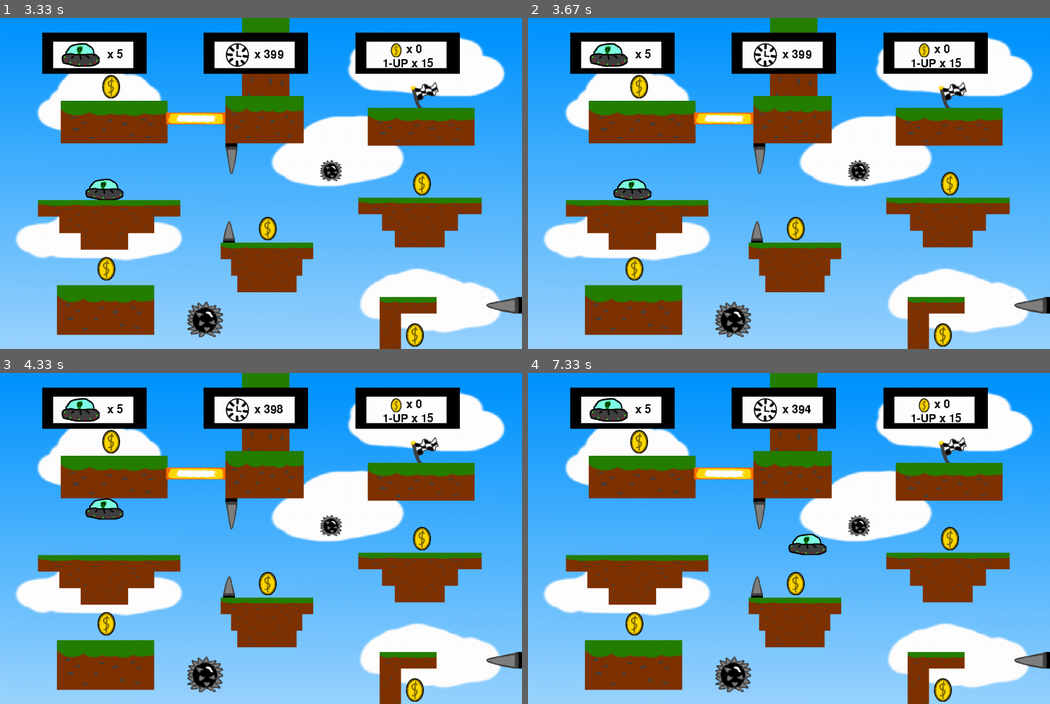
Above: before the commit, frames 1-4 (two rows, left to right).
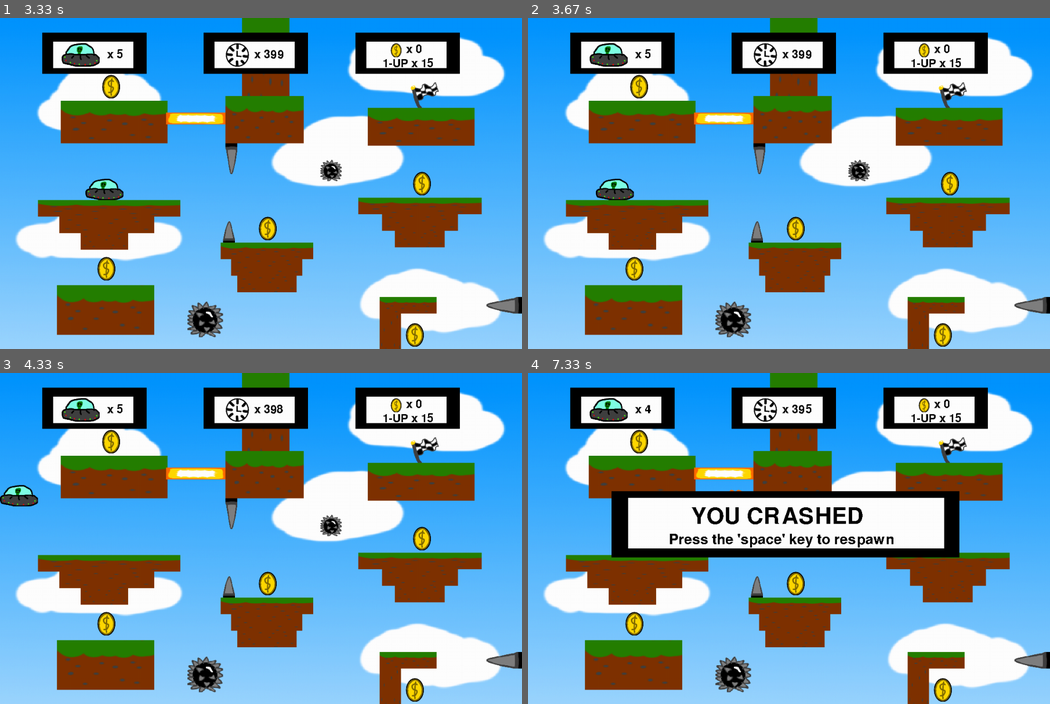
Above: after the commit, the same moments.

Repository: md37971/alienDelivery
Game: pygame game, started from mainPygame.py
Same seed, same stepped clock (60 frames per second), same inputs: the game is played once before the commit and once after it.
Inputs:
- Up to frame 1 (3.33 s): click "Play" at 0.38 s; tap S at 3.23 s
- Up to frame 2 (3.67 s): hold Left from 3.57 s (still down)
- Up to frame 3 (4.33 s): release Left at 4.03 s; hold W from 4.07 s (still down)
- Up to frame 4 (7.33 s): release W at 4.43 s; hold Right 4.47-5.1 s; hold S 5.13-5.5 s; hold Left 5.53-6 s; hold D 6.03-6.5 s; hold Up 6.53-6.83 s; hold D from 6.87 s (still down)

Frame 1 is identical in both runs. In frame 2, 0.5% of the frame differs, in the area x 13-24%, y 48-56%; in frame 3, 0.8%; in frame 4, 11%, in the area x 16-83%, y 9-56%.

Commit message:
Update mainPygame.py

Diff:
--- a/mainPygame.py
+++ b/mainPygame.py
@@ -683,14 +683,14 @@
     if level > 0:
         key = pygame.key.get_pressed()
         if transitiondelay >= 50:
-            if key[pygame.K_w] and key[pygame.K_d]: player.move_ip(speed * dt,-speed * dt)
-            elif key[pygame.K_w] and key[pygame.K_a]: player.move_ip(-speed * dt,-speed * dt)
-            elif key[pygame.K_s] and key[pygame.K_d]: player.move_ip(speed * dt,speed * dt)
-            elif key[pygame.K_s] and key[pygame.K_a]: player.move_ip(-speed * dt,speed * dt)
-            elif key[pygame.K_w]: player.move_ip(0,-speed * dt)
-            elif key[pygame.K_s]: player.move_ip(0,speed * dt)
-            elif key[pygame.K_a]: player.move_ip(-speed * dt,0)
-            elif key[pygame.K_d]: player.move_ip(speed * dt,0)
+            if (key[pygame.K_w] and key[pygame.K_d] or (key[pygame.K_UP] and key[pygame.K_RIGHT])): player.move_ip(speed * dt,-speed * dt)
+            elif (key[pygame.K_w] and key[pygame.K_a] or (key[pygame.K_UP] and key[pygame.K_LEFT])): player.move_ip(-speed * dt,-speed * dt)
+            elif (key[pygame.K_s] and key[pygame.K_d] or (key[pygame.K_DOWN] and key[pygame.K_RIGHT])): player.move_ip(speed * dt,speed * dt)
+            elif (key[pygame.K_s] and key[pygame.K_a] or (key[pygame.K_DOWN] and key[pygame.K_LEFT])): player.move_ip(-speed * dt,speed * dt)
+            elif (key[pygame.K_w] or key[pygame.K_UP]): player.move_ip(0,-speed * dt)
+            elif (key[pygame.K_s] or key[pygame.K_DOWN]): player.move_ip(0,speed * dt)
+            elif (key[pygame.K_a] or key[pygame.K_LEFT]): player.move_ip(-speed * dt,0)
+            elif (key[pygame.K_d] or key[pygame.K_RIGHT]): player.move_ip(speed * dt,0)
             else: player.move_ip(0,0)
 
         #keeps player on screen
